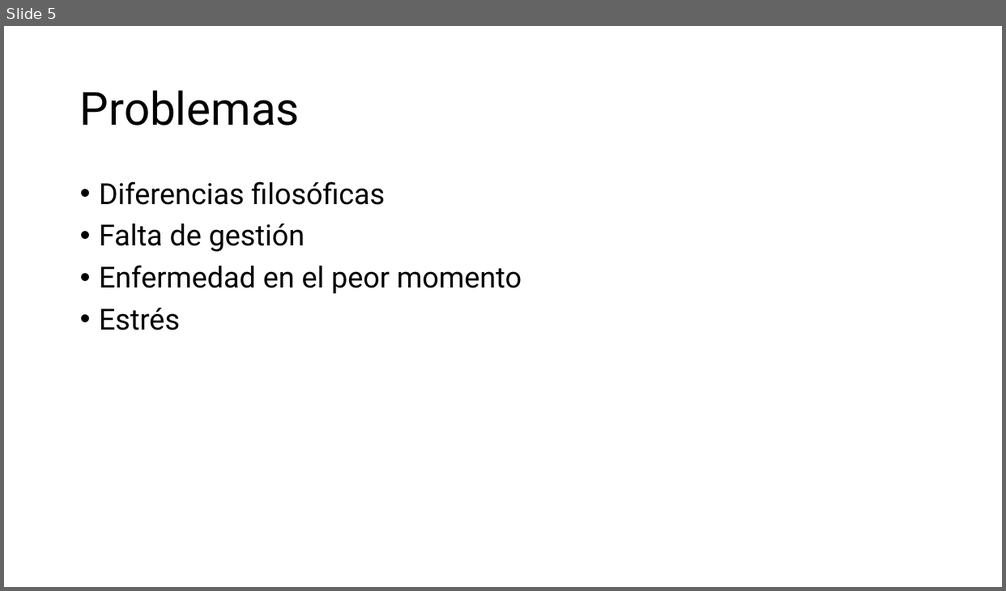
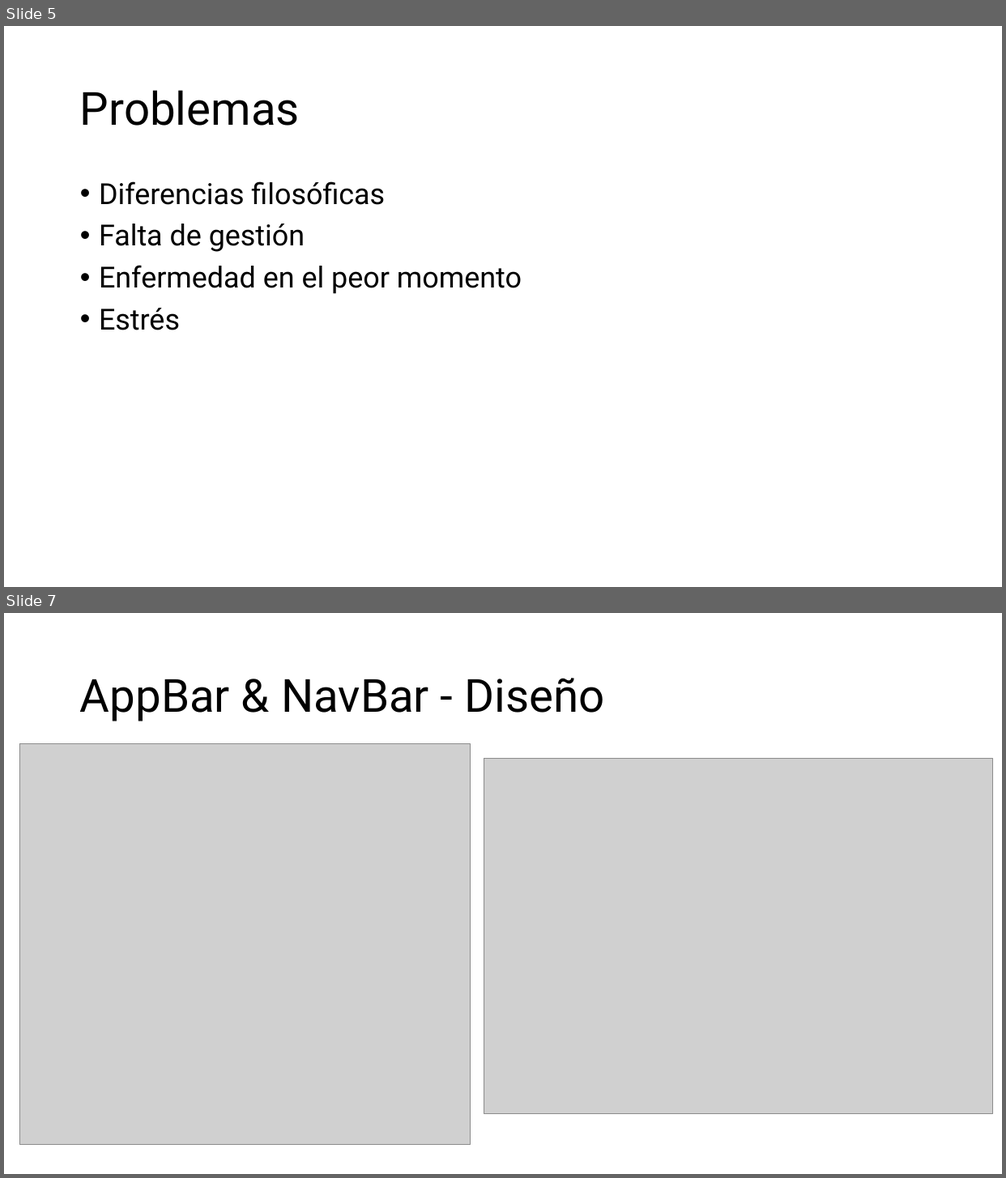
Before and after one commit to aniballpxess/CursoFP2-Apuntes, a slide deck: ASIGNATURAS/PM/PRACTICA/Ficheros-de-entregas/Presentacion-Proyecto-Macarena.pptx. Shown one above the other, each under a label of ours: slide 5 before the commit, slides 5 and 7 after it; the slides between them are not shown. The pictures are 1006x591 and 1006x1178 pixels, drawn with LibreOffice and Linux fonts; fonts in the diff are those of the drawing; grey boxes stand for pictures. Boxes give left, top, right and bottom in pixels: in the first picture for what was removed or moved away, otherwise in the second. Text is boxed around its words. In the diff, an @@ line names an element or a change of style, - is before the commit and + after.

```diff
--- a/ASIGNATURAS/PM/PRACTICA/Ficheros-de-entregas/Presentacion-Proyecto-Macarena.pptx
+++ b/ASIGNATURAS/PM/PRACTICA/Ficheros-de-entregas/Presentacion-Proyecto-Macarena.pptx
@@ slide 7 added at (4, 613, 1002, 1174), background #FFFFFF @@
@@ title added at (80, 678, 605, 722), 44 pt, text #000000 @@
+AppBar & NavBar - Diseño
@@ picture added at (19, 744, 471, 1144) @@
@@ picture added at (484, 759, 993, 1114) @@
```
Also in this commit, not shown: 2 slides changed, 13 other slides added, 44 other files.
